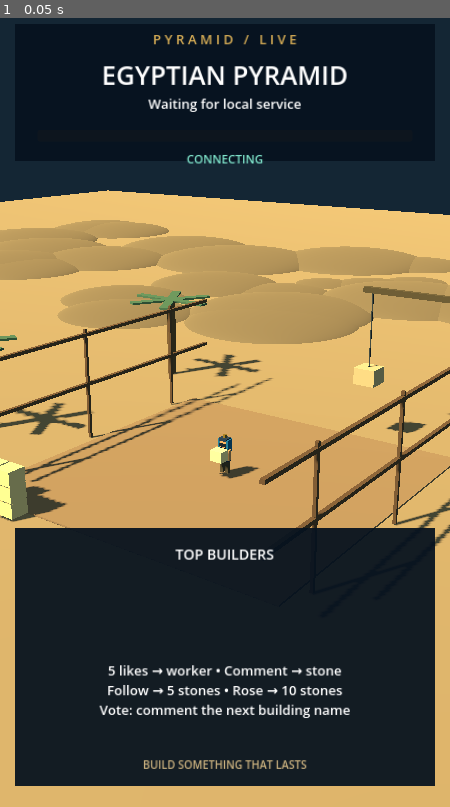
Above: before the commit, frame 1.
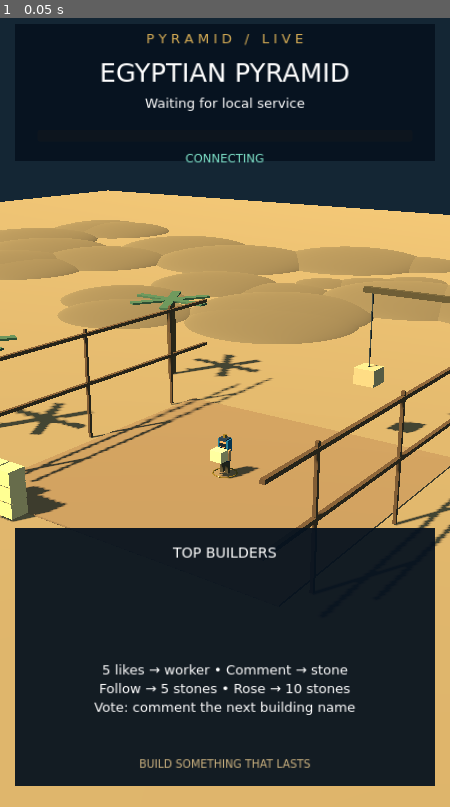
Above: after the commit, the same moment.

Repository: maxM808s/tiktok-live-pyramid
Game: Godot game, scene res://main.tscn
Two runs of this game, one before a commit and one after it. Both use one fixed random seed, a clock stepped at 60 frames per second and the inputs below.
Inputs:
- Up to frame 1 (0.05 s): no input

The runs differ from the first frame. In frame 1, 3.7% of the frame differs, in the area x 20-79%, y 2-96%.

Commit message:
Phase 5: finish configurable controls, recovery, integration tests, CI and beginner documentation

Diff:
--- a/game/main.gd
+++ b/game/main.gd
@@ -16,6 +16,8 @@
 var notice: Label
 var instructions: Label
 var status: Label
+var gift_note: Label
+var ui_font: Font
 var bar: ProgressBar
 var clock := 0.0
 var polling := 0.0
@@ -25,6 +27,7 @@
 var building := "pyramid"
 var material_cache: Dictionary = {}
 var last_quake := 0
+var current_skin := "mixed"
 var crown: Node3D
 var dust: CPUParticles3D
 var confetti: CPUParticles3D
@@ -55,6 +58,7 @@
  l.text = text
  l.position = pos
  l.size = size
+ l.add_theme_font_override("font",ui_font)
  l.add_theme_font_size_override("font_size",font_size)
  l.add_theme_color_override("font_color",color)
  l.horizontal_alignment = HORIZONTAL_ALIGNMENT_CENTER
@@ -63,6 +67,12 @@
  return l
 
 func _ready() -> void:
+ var font_path := OS.get_system_font_path("Segoe UI" if OS.get_name() == "Windows" else "DejaVu Sans")
+ ui_font = ThemeDB.fallback_font
+ if not font_path.is_empty():
+  var file_font := FontFile.new()
+  file_font.data = FileAccess.get_file_as_bytes(font_path)
+  ui_font = file_font
  Engine.max_fps = 60
  var overlay := CanvasLayer.new()
  overlay.name = "Overlay"
@@ -84,7 +94,15 @@
  bar.position = Vector2(90,295)
  bar.size = Vector2(900,28)
  bar.show_percentage = false
+ var fill := StyleBoxFlat.new()
+ fill.bg_color = Color("d7ad55")
+ fill.corner_radius_top_left = 10
+ fill.corner_radius_top_right = 10
+ fill.corner_radius_bottom_left = 10
+ fill.corner_radius_bottom_right = 10
+ bar.add_theme_stylebox_override("fill",fill)
  overlay.add_child(bar)
+ gift_note = label_at("",Vector2(70,420),Vector2(940,100),30,Color("d7ad55"))
  status = label_at("CONNECTING",Vector2(70,345),Vector2(940,65),28,Color(0.5,0.9,0.8))
  notice = label_at("",Vector2(70,1120),Vector2(940,140),44,Color("d7ad55"))
  leaders = label_at("TOP BUILDERS",Vector2(50,1290),Vector2(980,230),34)
@@ -150,6 +168,8 @@
  telemetry = HTTPRequest.new()
  telemetry.timeout = 2
  add_child(telemetry)
+ telemetry.request_completed.connect(func(_result: int, code: int, _headers: PackedStringArray, _body: PackedByteArray):
+  if code == 403: token = "")
  request.request("http://127.0.0.1:3210/api/session")
  pending = true
  rebuild()
@@ -178,6 +198,7 @@
 func rebuild() -> void:
  for tween in get_tree().get_processed_tweens(): tween.kill()
  for w in workers: w.delivery = false
+ if is_instance_valid(crown): crown.queue_free()
  for b in blocks: b.queue_free()
  blocks.clear()
  slots = Blueprints.make(building)
@@ -189,13 +210,44 @@
   if building == "ziggurat" and slots[i].y >= 6: c = Color("297e9b")
   var b := box(self,slots[i],Vector3(.96,.91,.96),c)
   b.visible = false
+  b.set_meta("base_material",b.material_override)
   blocks.append(b)
  shown = 0
+ crown = Node3D.new()
+ add_child(crown)
+ var highest := Vector3.ZERO
+ for cell in slots:
+  if cell.y > highest.y: highest = cell
+ crown.position = highest+Vector3(0,.8,0)
+ crown.visible = false
+ if building in ["pyramid","obelisk"]:
+  var tip := MeshInstance3D.new()
+  var cone := CylinderMesh.new()
+  cone.top_radius = 0
+  cone.bottom_radius = 1.05
+  cone.height = 1.4
+  cone.radial_segments = 4
+  tip.mesh = cone
+  tip.material_override = material(Color("d7ad55"))
+  tip.rotation.y = PI/4
+  crown.add_child(tip)
+ elif building == "castle":
+  box(crown,Vector3(0,.6,0),Vector3(.1,2,.1),Color("514737"))
+  box(crown,Vector3(.6,1.2,0),Vector3(1.2,.7,.08),Color("bf654d"))
+ elif building == "lighthouse":
+  var lamp := OmniLight3D.new()
+  lamp.light_color = Color("ffe3a2")
+  lamp.light_energy = 3
+  lamp.omni_range = 15
+  crown.add_child(lamp)
+  box(crown,Vector3.ZERO,Vector3(1.4,.8,1.4),Color("d7ad55"))
+ else:
+  box(crown,Vector3.ZERO,Vector3(2,.5,2),Color("d7ad55"))
 
 func make_worker(i: int) -> void:
  var root := Node3D.new()
  add_child(root)
- var skin := i%4
+ var skin := i%4 if current_skin == "mixed" else maxi(0,["worker","mummy","ninja","pharaoh"].find(current_skin))
  var colors := [Color("29a0a8"),Color("eee0bf"),Color("26374d"),Color("d7ad55")]
  box(root,Vector3(0,1.1,0),Vector3(.48,.65,.3),colors[skin])
  box(root,Vector3(0,1.67,0),Vector3(.37,.38,.36),Color("bc865c"))
@@ -211,6 +263,15 @@
  var right := box(root,Vector3(.15,.48,0),Vector3(.18,.65,.2),Color("514737"))
  box(root,Vector3(-.34,1.18,.15),Vector3(.17,.52,.18),Color("bc865c"))
  box(root,Vector3(.34,1.18,.15),Vector3(.17,.52,.18),Color("bc865c"))
+ if i < 3:
+  var aura := MeshInstance3D.new()
+  var ring := TorusMesh.new()
+  ring.inner_radius = .55
+  ring.outer_radius = .62
+  aura.mesh = ring
+  aura.material_override = material(Color("d7ad55"))
+  aura.position.y = .12
+  root.add_child(aura)
  var carry := box(root,Vector3(0,1.2,.5),Vector3(.7,.55,.55),Color("e4c18a"))
  var tag := Label3D.new()
  tag.font_size = 30
@@ -229,6 +290,7 @@
   token = parsed.token
   return
  state = parsed
+ for tween in get_tree().get_processed_tweens(): tween.set_speed_scale(0.0 if state.paused else 1.0)
  if int(state.get("quakeAt",0)) != last_quake:
   last_quake = int(state.get("quakeAt",0))
   if last_quake > 0:
@@ -240,19 +302,36 @@
   rebuild()
  var he: bool = state.config.language == "he"
  title.text = ({"pyramid":"הפירמידה המצרית","temple":"המקדש העתיק","castle":"טירת ימי הביניים","lighthouse":"המגדלור","obelisk":"האובליסק","ziggurat":"הזיגוראת"}.get(building,building) if he else building.to_upper())
- details.text = ("סיבוב %d  •  %d / %d אבנים" if he else "ROUND %d  •  %d / %d STONES") % [state.round,state.built,state.target]
+ details.text = ("סיבוב %d  •  \u2066%d / %d\u2069 אבנים" if he else "ROUND %d  •  %d / %d STONES") % [state.round,state.built,state.target]
  bar.value = 100.0*float(state.built)/float(state.target)
  status.text = ("SIMULATOR • TEST EVENTS" if state.config.mode == "simulator" else ("TIKFINITY SOCKET CONNECTED" if state.connection.socket else "TIKFINITY DISCONNECTED"))
  if state.paused: status.text += " • PAUSED"
+ gift_note.text = ""
+ if state.get("lastGift") is Dictionary:
+  var gift: Dictionary = state.lastGift
+  if Time.get_unix_time_from_system()*1000-float(gift.at)<20000:
+   gift_note.text = "%s  •  %s × %d" % [gift.user,gift.name,gift.count]
  leaders.text = "הבונים המובילים\n" if he else "TOP BUILDERS\n"
  var top: Array = state.roundLeaders if state.phase == "celebrating" else state.leaderboard
  for i in range(mini(4,top.size())): leaders.text += "%d.  %s   ·   %d\n" % [i+1,top[i][0],top[i][1]]
  notice.text = (("הבנייה הושלמה! הסיבוב הבא בעוד %d" if he else "MONUMENT COMPLETE\nNext round in %ds") % maxi(0,int(st …(194 unchanged characters)…
  instructions.text = "5 לייקים ← פועל • תגובה ← אבן\nמעקב ← 5 אבנים • ורד ← 10 אבנים\nלהצבעה: כתבו את שם המבנה באנגלית" if he else "5 likes → worker • Comment → stone\nFollow → 5 stones • Rose → 10 stones\nVote: pyramid / temple / castle / lighthouse / obelisk / ziggurat"
+ if not he:
+  instructions.text = "%d likes → worker • Comment → %d stones\nFollow → %d stones • Share → %d stones\nVote: pyramid / temple / castle / lighthouse / obelisk / ziggurat" % [state.config.get("likesPerWorker",5),state.config.get("commentBlocks",1),state.config.get("followBlocks",5),state.config.get("shareBlocks",1)]
  var count := int(state.config.workers)
  while workers.size() < count: make_worker(workers.size())
  for i in range(workers.size()): workers[i].node.visible = i<count
  sun.shadow_enabled = state.config.quality == "high"
+ leaders.visible = state.config.get("overlay","full") == "full"
+ instructions.visible = leaders.visible
+ if state.config.get("skin","mixed") != current_skin:
+  current_skin = state.config.skin
+  for tween in get_tree().get_processed_tweens(): tween.kill()
+  for w in workers: w.node.queue_free()
+  workers.clear()
+  shown = 0
+  for b in blocks: b.visible = false
+  for i in range(count): make_worker(i)
 
 func _process(delta: float) -> void:
  clock += delta
@@ -267,7 +346,16 @@
  var running: bool = not state.paused
  var target_count := int(float(state.built)/float(state.target)*slots.size())
  if target_count < shown:
-  for i in range(target_count,shown): blocks[i].visible = false
+  for tween in get_tree().get_processed_tweens(): tween.kill()
+  for w in workers: w.delivery = false
+  for i in range(target_count):
+   blocks[i].position = slots[i]
+   blocks[i].visible = true
+  for i in range(target_count,shown):
+   var fallen := blocks[i]
+   var shake := create_tween()
+   shake.tween_property(fallen,"position",fallen.position+Vector3(randf_range(-3,3),-3,randf_range(-3,3)),.7)
+   shake.tween_callback(func(): fallen.visible = false)
   shown = target_count
  if running and target_count > shown:
   for i in range(shown,mini(target_count,shown+4)):
@@ -306,7 +394,8 @@
   var day := .5+.5*sin(clock*.012)
   sun.light_energy = .25+day*.65
   world_env.environment.background_color = Color("101d32").lerp(Color("618695"),day)
- if state.phase == "celebrating" and not confetti.emitting:
+ crown.visible = state.phase == "celebrating" and shown >= slots.size()
+ if crown.visible and not confetti.emitting:
   confetti.position = Vector3(0,9,0)
   confetti.restart()
 
@@ -322,9 +411,9 @@
  w.carry.visible = true
  w.node.position = Vector3(-6.0+worker_index%4,0,9.5+int(worker_index/4)*.5)
  var landing := Vector3(target.x,0,target.z+1.5)
- w.node.look_at(Vector3(landing.x,0.01,landing.z))
+ w.node.look_at(Vector3(landing.x,0.01,landing.z),Vector3.UP,true)
  b.visible = false
- if owner_data.gold: b.material_override = material(Color("d7ad55"))
+ b.material_override = material(Color("d7ad55")) if owner_data.gold else b.get_meta("base_material")
  var tween := create_tween()
  tween.tween_property(w.node,"position",landing,.65)
  tween.tween_callback(func():
Not shown, added: docs/REFERENCE-AUDIT.md
Not shown, added: docs/TEST-STATUS.md
Not shown, added: docs/TIKFINITY.md
Not shown, changed: scripts/launcher.ps1
Not shown, added: tests/windows-smoke.ps1
